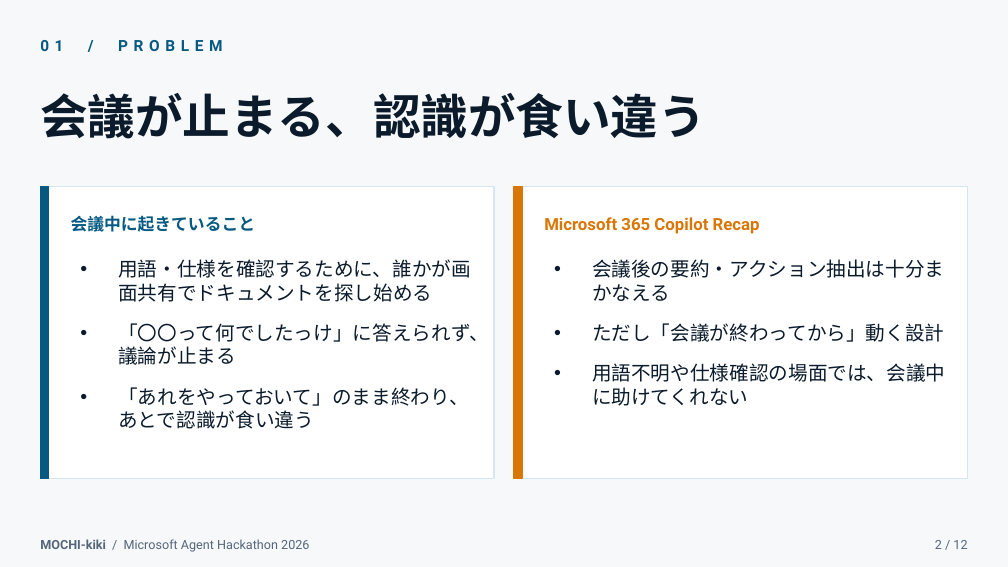
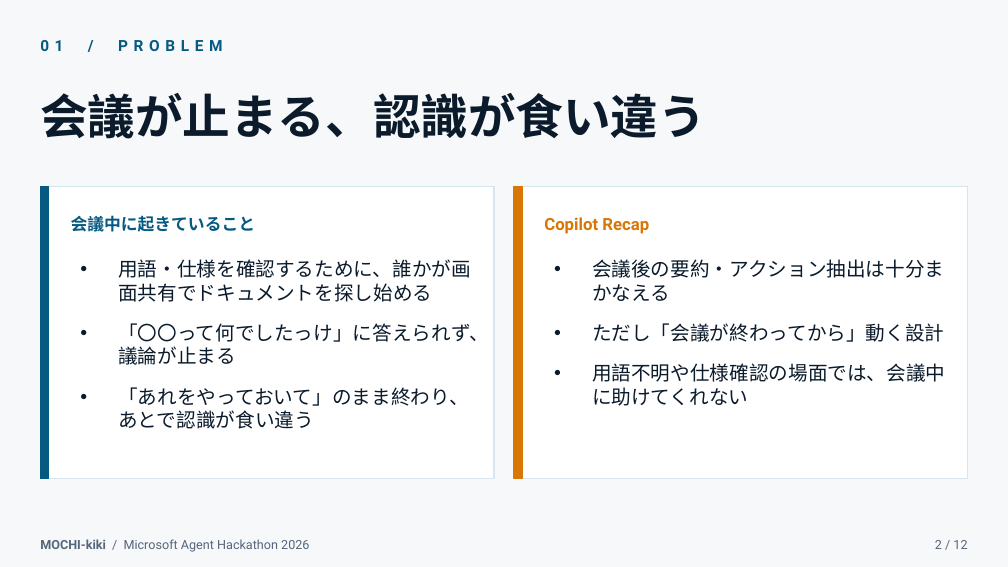
Before and after one commit to MOCHITEC/MOCHI-kiki, a slide deck: slide 2 of articles/mochi-kiki-teams-agent/video/mochi-kiki-demo-deck.pptx. Drawn at 1008x567 pixels with LibreOffice and Linux fonts; fonts in the diff are those of the drawing. Boxes give left, top, right and bottom in pixels: in the first picture for what was removed or moved away, otherwise in the second. Text is boxed around its words. In the diff, an @@ line names an element or a change of style, - is before the commit and + after.

```diff
--- a/articles/mochi-kiki-teams-agent/video/mochi-kiki-demo-deck.pptx
+++ b/articles/mochi-kiki-teams-agent/video/mochi-kiki-demo-deck.pptx
@@ text at <box>544,217,649,234</box>: text changed @@
-Microsoft 365 Copilot Recap
+Copilot Recap
```
Also in this commit, not shown: 3 other files.
